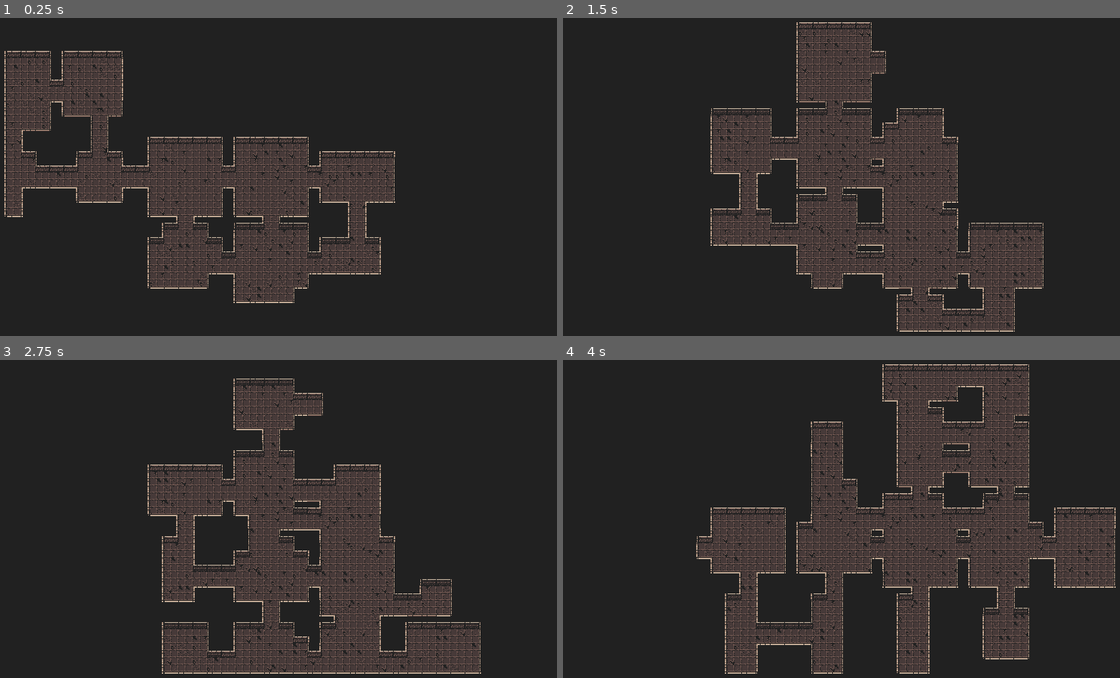
Above: before the commit, frames 1-4 (two rows, left to right).
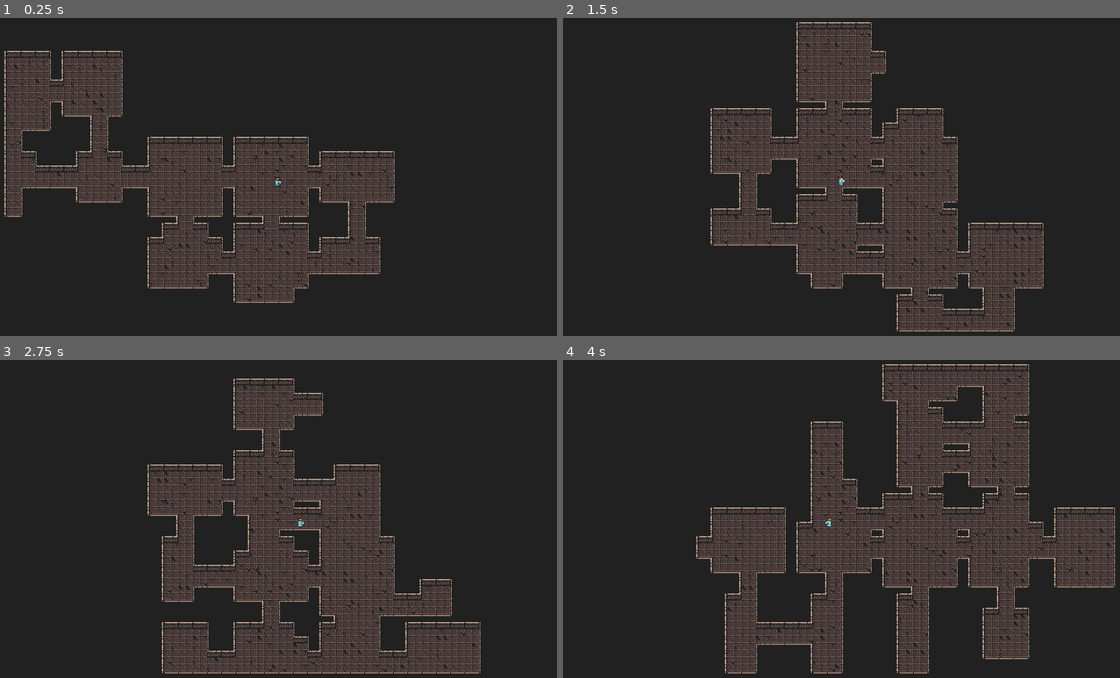
Above: after the commit, the same moments.

Repository: Erdandrej/Dungeoneers
Game: Godot game, scene res://Dungeon/World.tscn
The game is run twice, just before and just after one commit, with the same random seed, the same clock (stepped at 60 frames per second) and the same inputs.
Inputs:
- Up to frame 1 (0.25 s): no input
- Up to frame 2 (1.5 s): tap Enter (ui_accept) at 0.5, 1.35 s; hold Right (ui_right) 0.53-1.28 s; hold Enter (ui_accept) 0.53-1.28 s; hold Down (ui_down) from 1.28 s (still down)
- Up to frame 3 (2.75 s): tap Enter (ui_accept) at 1.52, 1.82 s; release Down (ui_down) at 2.03 s; hold Right (ui_right) from 2.03 s (still down); hold Enter (ui_accept) from 2.03 s (still down)
- Up to frame 4 (4 s): release Right (ui_right) at 2.78 s; release Enter (ui_accept) at 2.78 s; hold Up (ui_up) 2.78-3.53 s; tap Enter (ui_accept) at 2.85, 3.02, 3.32 s; hold Left (ui_left) from 3.53 s (still down); hold Enter (ui_accept) from 3.53 s (still down)

The runs differ from the first frame. In frame 1, 1.1% of the frame differs, in the area x 1-71%, y 10-90%; in frame 2, 1.3%; in frame 3, 1.3%; in frame 4, 1.5%, in the area x 23-100%, y 1-99%.

Commit message:
Add player

Diff:
--- a/Dungeoneers/Dungeon/Walker.gd
+++ b/Dungeoneers/Dungeon/Walker.gd
@@ -16,7 +16,7 @@
 	borders = new_borders
 
 func walk(steps):
-	create_room(position)
+	create_room()
 	for step in steps:
 		if steps_since_turn >= 6:
 			change_direction()
@@ -37,7 +37,7 @@
 		return false
 
 func change_direction():
-	create_room(position)
+	create_room()
 	steps_since_turn = 0
 	var directions = DIRECTIONS.duplicate()
 	directions.erase(direction)
@@ -46,7 +46,7 @@
 	while not borders.has_point(position + direction):
 		direction = directions.pop_front()
 
-func create_room(position):
+func create_room():
 	var size = Vector2(randi() % 4 + 2, randi() % 4 + 2)
 	var top_left_corner = (position - size/2).ceil()
 	for y in size.y:
--- a/Dungeoneers/Dungeon/World.gd
+++ b/Dungeoneers/Dungeon/World.gd
@@ -18,4 +18,4 @@
 
 func _input(event):
 	if event.is_action_pressed("ui_accept"):
-		get_tree().reload_current_scene()
+		var _current_scene = get_tree().reload_current_scene()
--- a/Dungeoneers/Dungeon/World.tscn
+++ b/Dungeoneers/Dungeon/World.tscn
@@ -1,8 +1,9 @@
-[gd_scene load_steps=53 format=2]
+[gd_scene load_steps=54 format=2]
 
 [ext_resource path="res://Dungeon/tileset.png" type="Texture" id=1]
 [ext_resource path="res://Dungeon/World.gd" type="Script" id=2]
 [ext_resource path="res://Dungeon/RandomLevelGenTileset.png" type="Texture" id=3]
+[ext_resource path="res://Player/Player.tscn" type="PackedScene" id=4]
 
 [sub_resource type="TileSet" id=1]
 0/name = "Back_Tiles"
@@ -492,3 +493,6 @@
 cell_size = Vector2( 32, 32 )
 format = 1
 tile_data = PoolIntArray( -1, 0, 0, -65536, 0, 1, -65535, 0, 1, -65534, 0, 1, -65533, 0, 1, -65532, 0, 1, -65531, 0, 1, …(18798 unchanged characters)…
+
+[node name="Player" parent="." instance=ExtResource( 4 )]
+position = Vector2( 640, 384 )
--- /dev/null
+++ b/Dungeoneers/Player/Player.gd
@@ -0,0 +1,26 @@
+extends KinematicBody2D
+
+export var ACCELERATION = 500
+export var MAX_SPEED = 80
+export var FRICTION = 500
+
+var velocity = Vector2.ZERO
+
+onready var sprite = $Sprite
+onready var animationPlayer = $AnimationPlayer
+
+func _physics_process(delta):
+	var input_vector = Vector2.ZERO
+	input_vector.x = Input.get_action_strength("ui_right") - Input.get_action_strength("ui_left")
+	input_vector.y = Input.get_action_strength("ui_down") - Input.get_action_strength("ui_up")
+	input_vector = input_vector.normalized()
+
+	if input_vector != Vector2.ZERO:
+		sprite.flip_h = input_vector.x < 0
+		animationPlayer.play("Run")
+		velocity = velocity.move_toward(input_vector * MAX_SPEED, ACCELERATION * delta)
+	else:
+		animationPlayer.play("Idle")
+		velocity = velocity.move_toward(Vector2.ZERO, FRICTION * delta)
+
+	velocity = move_and_slide(velocity)
--- /dev/null
+++ b/Dungeoneers/Player/Player.tscn
@@ -0,0 +1,60 @@
+[gd_scene load_steps=6 format=2]
+
+[ext_resource path="res://Player/Player.gd" type="Script" id=1]
+[ext_resource path="res://Player/knight_male.png" type="Texture" id=2]
+
+[sub_resource type="CapsuleShape2D" id=1]
+radius = 4.0
+height = 6.0
+
+[sub_resource type="Animation" id=2]
+resource_name = "Idle"
+length = 0.4
+loop = true
+tracks/0/type = "value"
+tracks/0/path = NodePath("Sprite:frame")
+tracks/0/interp = 1
+tracks/0/loop_wrap = true
+tracks/0/imported = false
+tracks/0/enabled = true
+tracks/0/keys = {
+"times": PoolRealArray( 0, 0.1, 0.2, 0.3 ),
+"transitions": PoolRealArray( 1, 1, 1, 1 ),
+"update": 1,
+"values": [ 0, 1, 2, 3 ]
+}
+
+[sub_resource type="Animation" id=3]
+resource_name = "Run"
+length = 0.4
+loop = true
+tracks/0/type = "value"
+tracks/0/path = NodePath("Sprite:frame")
+tracks/0/interp = 1
+tracks/0/loop_wrap = true
+tracks/0/imported = false
+tracks/0/enabled = true
+tracks/0/keys = {
+"times": PoolRealArray( 0, 0.1, 0.2, 0.3 ),
+"transitions": PoolRealArray( 1, 1, 1, 1 ),
+"update": 1,
+"values": [ 4, 5, 6, 7 ]
+}
+
+[node name="Player" type="KinematicBody2D"]
+script = ExtResource( 1 )
+
+[node name="Sprite" type="Sprite" parent="."]
+position = Vector2( 0, -16 )
+texture = ExtResource( 2 )
+hframes = 9
+frame = 4
+
+[node name="CollisionShape2D" type="CollisionShape2D" parent="."]
+visible = false
+position = Vector2( 0, -8 )
+shape = SubResource( 1 )
+
+[node name="AnimationPlayer" type="AnimationPlayer" parent="."]
+anims/Idle = SubResource( 2 )
+anims/Run = SubResource( 3 )
--- a/Dungeoneers/project.godot
+++ b/Dungeoneers/project.godot
@@ -55,5 +55,5 @@
 
 [rendering]
 
-quality/2d/use_nvidia_rect_flicker_workaround=true
+quality/2d/use_pixel_snap=true
 environment/default_environment="res://default_env.tres"
Binary file added: Dungeoneers/Player/knight_male.png
Not shown, added: Dungeoneers/Player/knight_male.png.import
